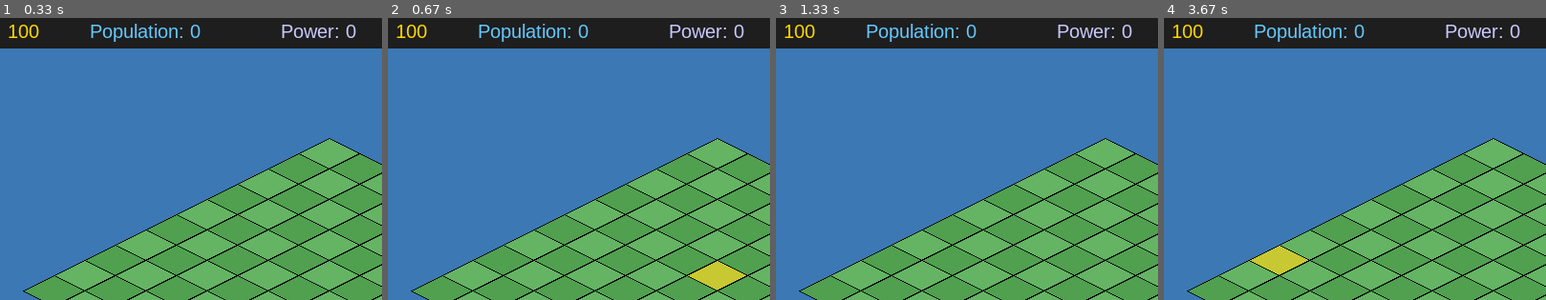
Above: before the commit, frames 1-4 (left to right).
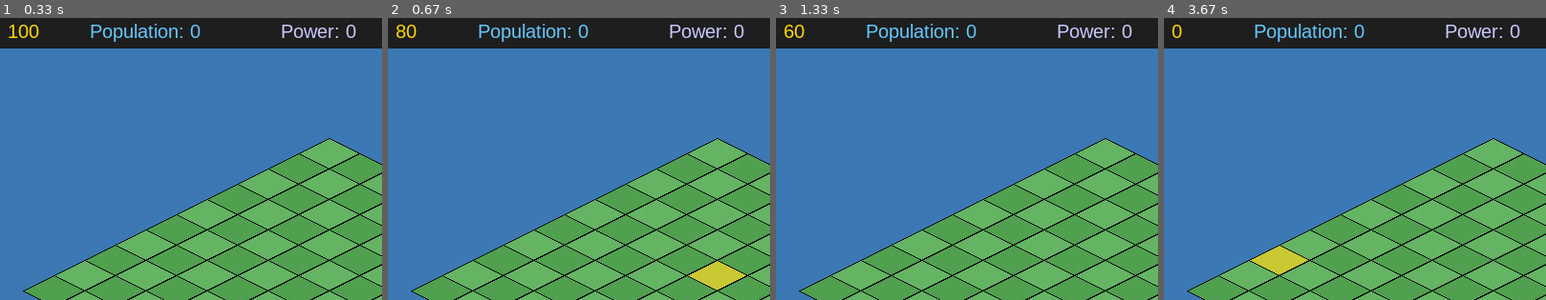
Above: after the commit, the same moments.

Repository: tdimnet/learn-pygame-by-doing
Game: pygame game, started from app.py
The game is run twice, just before and just after one commit, with the same random seed, the same clock (stepped at 60 frames per second) and the same inputs.
Inputs (mouse positions are % of the whole screen's width and height, from its top left):
- Up to frame 1 (0.33 s): no input
- Up to frame 2 (0.67 s): click (50, 49) at 0.38 s
- Up to frame 3 (1.33 s): click (60, 72) at 0.72 s; click (62, 58) at 1.05 s
- Up to frame 4 (3.67 s): click (26, 29) at 1.38 s; click (50, 62) at 1.72 s; click (36, 28) at 2.05 s; click (85, 76) at 2.38 s; click (21, 43) at 3.55 s
The pictures show only the part of the screen within x 7-57%, y 0-50%; the shares and areas given below are measured in that part.

Frame 1 is identical in both runs. In frame 2, 0.2% of the frame differs, in the area x 2-11%, y 2-8%; in frame 3, 0.1%; in frame 4, 0.2%.

Commit message:
Add the consumution logic

Diff:
--- a/app.py
+++ b/app.py
@@ -130,14 +130,14 @@
     offset_y = SCREEN_HEIGHT // 4
     offset = (offset_x, offset_y)
 
-    grid_data = [[0 for _ in range(GRID_HEIGHT)] for _ in range(GRID_WIDTH)]
-
     gold = 100
     population = 0
     power = 0
 
     idle_timer = 0
 
+    grid_data = [[0 for _ in range(GRID_HEIGHT)] for _ in range(GRID_WIDTH)]
+
     running = True
     while running:
         dt = clock.tick(FPS) / 1000.0
@@ -152,8 +152,11 @@
             if event.type == pygame.MOUSEBUTTONDOWN and event.button == 1:
                 gx, gy = screen_to_grid(mx, my, offset)
                 if 0 <= gx < GRID_WIDTH and 0 <= gy < GRID_HEIGHT:
-                    grid_data[gx][gy] = "factory"
-                    print(grid_data)
+                    if grid_data[gx][gy] == 0:
+                        cost = BUILDINGS["factory"]["cost"]
+                        if gold >= cost:
+                            gold -= cost
+                            grid_data[gx][gy] = "factory"
 
 
         # ------------------ IDLE ECONOMY UPDATE ------------------
@@ -172,7 +175,15 @@
                     if b == 0:
                         continue
 
-                    print(b)
+                    props = BUILDINGS[b]
+                    total_pop_prod += props["pop_production"]
+                    total_gold_prod += props["gold_production"]
+                    total_power_prod += props["power_production"]
+                    total_pop_consume += props["pop_consume"]
+
+            print("====")
+            print(total_gold_prod)
+            print("====")
 
 
         screen.fill(color=(60, 120, 180))
